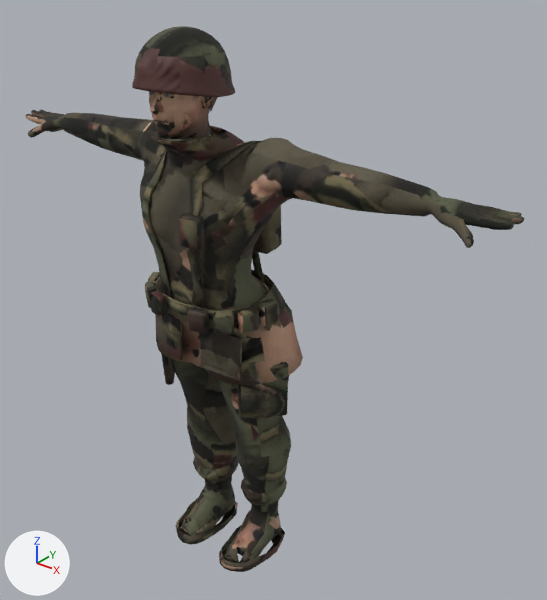
The glTF model e63334287a3deaa3/ironveil/assets/ally.glb: old version first, new version second.
One viewpoint serves both versions: a 50 mm lens placed at (1.453, -1.587, 1.974), pointed at (0.12, 0.079, 0.941). The lights are fixed; the arrows at lower left show +X, +Y and +Z. The picture after the commit comes second. Vertices at exactly the same position are counted once.

Before the edit, the objects in view are built like this:
```python
me_ally = bpy.data.meshes.new('Ally')
me_ally.from_pydata(...)  # 6003 vertices, 11768 faces; spans x -0.9..0.9, y -0.29..0.16, z -0.02..1.76
me_ally.materials.append(mat_allymat)
ob_ally = bpy.data.objects.new('Ally', me_ally)
ob_ally.location = (0.0, 0.0, 0.0)
```
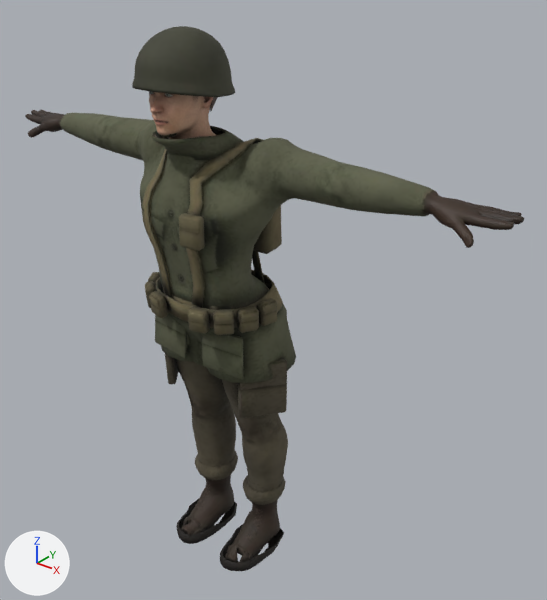
What differs and where, as boxes [x1, y1, x2, y2] in the pictures (547 x 600 px; the box of a moved part takes in the faces that stretch with it):
'Ally', reshaped: before [25, 26, 524, 572]; after [25, 26, 524, 571]
part 1 of me_ally, moved or reshaped: before [141, 92, 303, 571]; after [144, 93, 296, 570]
part 2 of me_ally, moved or reshaped: before [387, 185, 514, 248]; after [387, 185, 519, 248]
part 3 of me_ally, surface changed: [25, 26, 524, 571] in both

The change, as a list of edits to the scene's bpy script:
```text
Change me_ally:
    used by ob_ally; location = (0.0, 0.0, 0.0)
    remove me_ally.from_pydata(...)  # 6003 vertices, 11768 faces; spans x -0.9..0.9, y -0.29..0.16, z -0.02..1.76
    add me_ally.from_pydata(...)  # 6003 vertices, 11768 faces; spans x -0.9..0.9, y -0.29..0.14, z -0.02..1.76
    me_ally part 1: 462 vertices moved from x -0.42..0.42, y -0.26..0.16, z 0.0..1.62 to x -0.42..0.42, y -0.26..0.14, z 0.0..1.62; 1070 vertices removed from x -0.28..0.28, y -0.24..0.14, z -0.02..1.6; 1056 vertices added at x -0.41..0.41, y -0.24..0.13, z -0.01..1.61
    me_ally part 2: 34 vertices moved within x 0.67..0.88, y -0.09..0.04, z 1.34..1.41; 6 vertices removed from x 0.78..0.88, y -0.06..0.03, z 1.36..1.4; 13 vertices added at x 0.73..0.87, y -0.07..0.03, z 1.36..1.4
    me_ally part 3: 6762 kept faces spanning x -0.9..0.9, y -0.29..0.14, z -0.02..1.76 get new texture (UV) coordinates
    other edits to the shape of me_ally do not show in these pictures
```
